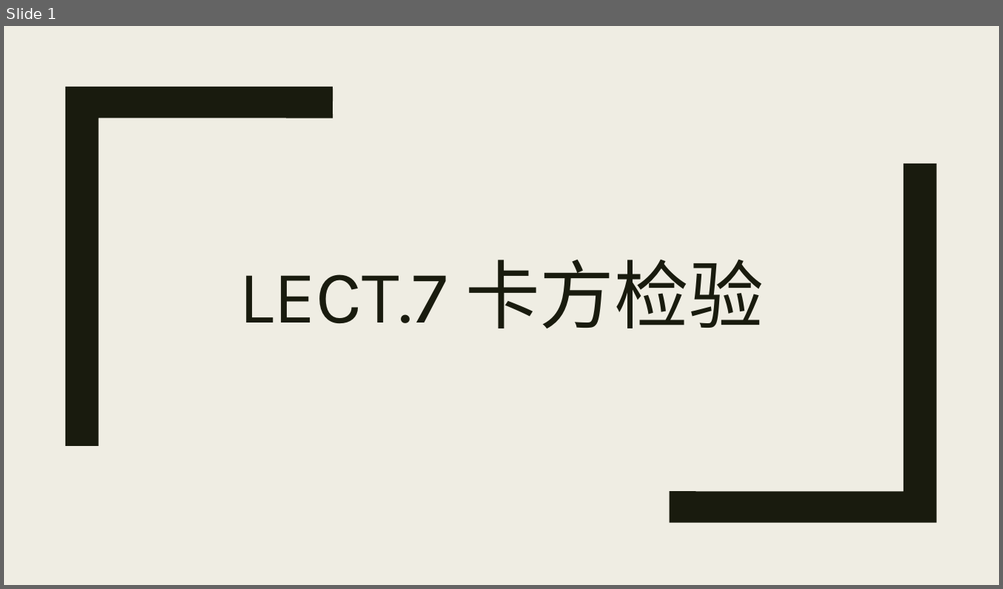
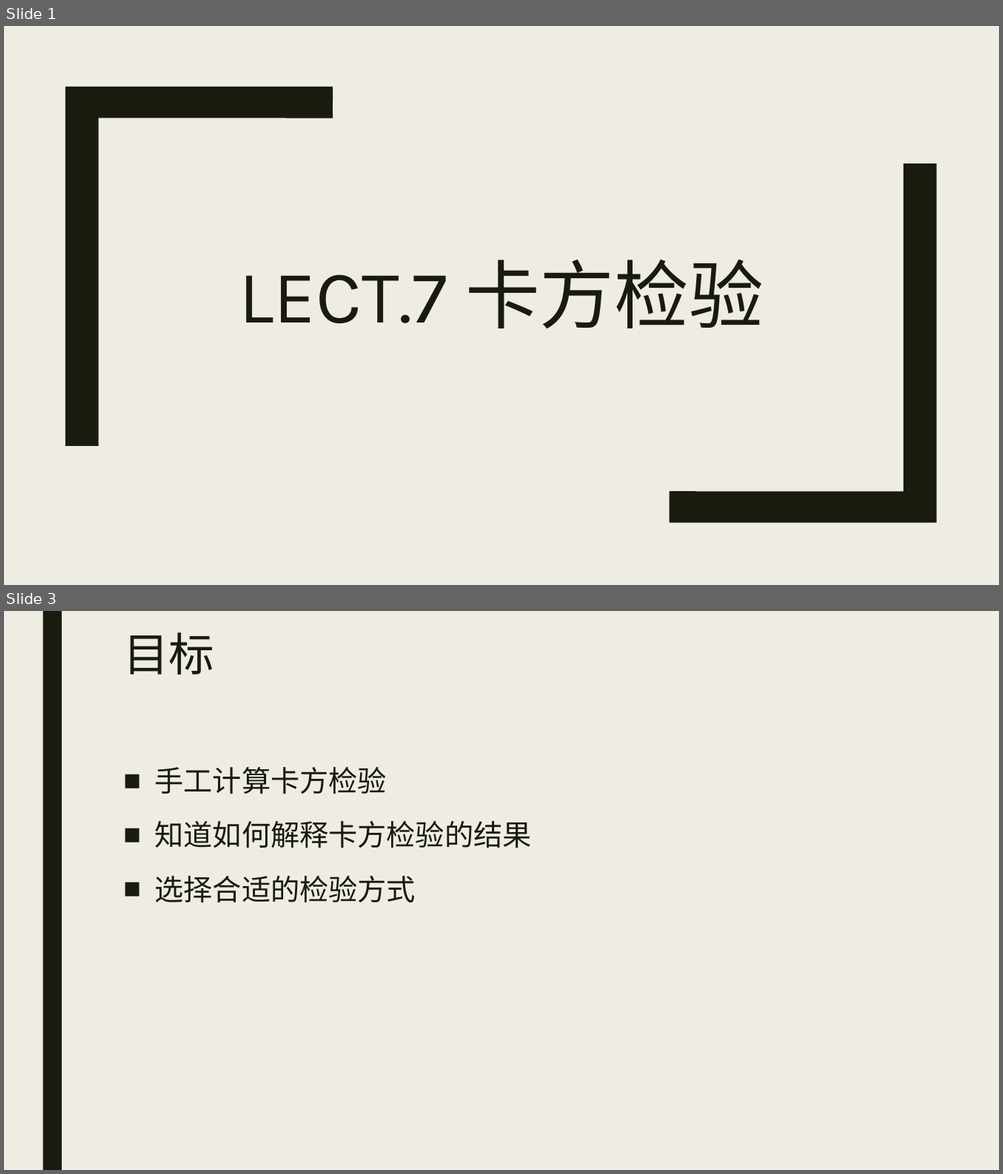
Before and after one commit to beneon/medstat, a slide deck: lect-7/卡方检验.pptx. Shown one above the other, each under a label of ours: slide 1 before the commit, slides 1 and 3 after it; the slides between them are not shown. The pictures are 1003x589 and 1003x1174 pixels, drawn with LibreOffice and Linux fonts; fonts in the diff are those of the drawing. Boxes give left, top, right and bottom in pixels: in the first picture for what was removed or moved away, otherwise in the second. Text is boxed around its words. In the diff, an @@ line names an element or a change of style, - is before the commit and + after.

```diff
--- a/lect-7/卡方检验.pptx
+++ b/lect-7/卡方检验.pptx
@@ slide 3 added at box(4, 611, 999, 1170), background #EFEDE3 @@
@@ rectangle added at box(42, 611, 62, 1170), fill #191B0E @@
@@ title added at box(123, 632, 214, 675), 44 pt, text #191B0E @@
+目标
@@ text added at box(155, 767, 532, 903), 28 pt, text #191B0E @@
+■ 手工计算卡方检验
+■ 知道如何解释卡方检验的结果
+■ 选择合适的检验方式
```
Also in this commit, not shown: 4 other slides added, 1 other file.
